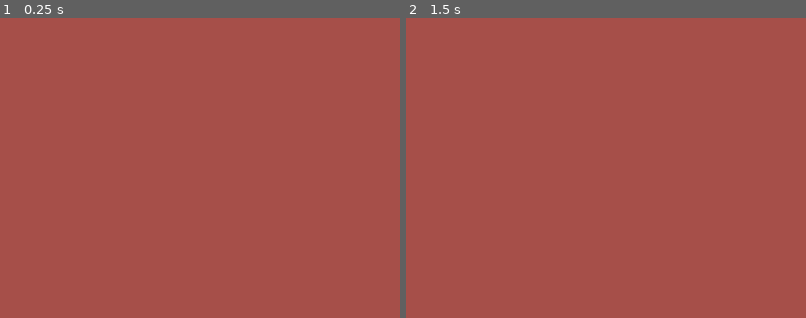
Above: before the commit, frames 1-2 (left to right).
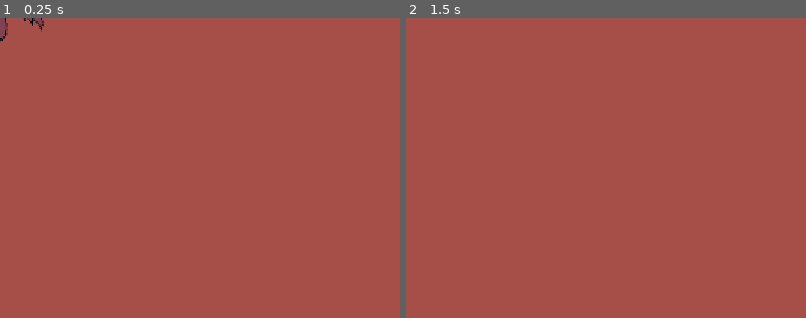
Above: after the commit, the same moments.

Repository: kayillustrations/Follow-The-Gold
Game: Godot game, scene res://objects/obs_crow.tscn
The game is run twice, just before and just after one commit, with the same random seed, the same clock (stepped at 60 frames per second) and the same inputs. This scene is started directly instead of the project's main scene.
Inputs (mouse positions are % of the whole screen's width and height, from its top left):
- Up to frame 1 (0.25 s): no input
- Up to frame 2 (1.5 s): tap Enter (ui_accept) at 0.5, 0.77 s; move the mouse to (72, 45) at 0.52 s; hold D (right) 0.53-1.25 s; tap Space (Boost) at 0.6 s; click (72, 45) at 0.67 s; drag from (30, 55) to (45, 70) at 1.27 s
The pictures show only the part of the screen within x 0-50%, y 0-50%; the shares and areas given below are measured in that part.

The runs differ from the first frame. In frame 1, 0.2% of the frame differs, in the area x 0-11%, y 0-8%; in frame 2, nothing differs.

Commit message:
visual patch

Diff:
--- a/objects/coin.tscn
+++ b/objects/coin.tscn
@@ -1,25 +1,64 @@
-[gd_scene load_steps=6 format=3 uid="uid://cpekxessi4apa"]
+[gd_scene load_steps=17 format=3 uid="uid://cpekxessi4apa"]
 
 [ext_resource type="Script" uid="uid://blmdpjw4smksr" path="res://scenes/coin_pickup.gd" id="1_je4cw"]
 [ext_resource type="Texture2D" uid="uid://bl1cvj2ygnhgj" path="res://_imported/temp art/coin.png" id="2_1o7s2"]
 [ext_resource type="Script" uid="uid://crb10ba5tswnq" path="res://objects/area_2d.gd" id="3_1o7s2"]
+[ext_resource type="Texture2D" uid="uid://dkpheyy85jqca" path="res://art/boxes.png" id="3_iwokp"]
 
 [sub_resource type="CircleShape2D" id="CircleShape2D_64w2a"]
 
 [sub_resource type="CircleShape2D" id="CircleShape2D_fpun6"]
 radius = 12.0
 
+[sub_resource type="AtlasTexture" id="AtlasTexture_6lxrr"]
+atlas = ExtResource("3_iwokp")
+region = Rect2(267, 511, 92, 84)
+
+[sub_resource type="Curve" id="Curve_osa5c"]
+_limits = [0.0, 100.0, 0.0, 1.0]
+_data = [Vector2(0, 1), 0.0, 0.0, 0, 0, Vector2(1, 100), 0.0, 0.0, 0, 0]
+point_count = 2
+
+[sub_resource type="Curve" id="Curve_ufjjf"]
+_data = [Vector2(0, 0.468208), 0.0, 0.912139, 0, 0, Vector2(1, 0.476761), -2.15257, 0.0, 0, 0]
+point_count = 2
+
+[sub_resource type="Gradient" id="Gradient_6lxrr"]
+offsets = PackedFloat32Array(0, 0.755556)
+colors = PackedColorArray(1, 1, 1, 1, 1, 1, 1, 0)
+
+[sub_resource type="Gradient" id="Gradient_iwokp"]
+offsets = PackedFloat32Array(0, 0.575758)
+colors = PackedColorArray(1, 1, 1, 0.631373, 1, 0.924, 0.62, 0)
+
+[sub_resource type="GradientTexture2D" id="GradientTexture2D_hyi47"]
+gradient = SubResource("Gradient_iwokp")
+fill = 1
+fill_from = Vector2(0.495413, 0.504587)
+
+[sub_resource type="AtlasTexture" id="AtlasTexture_hyi47"]
+atlas = ExtResource("3_iwokp")
+region = Rect2(371, 452, 57, 90)
+
+[sub_resource type="AtlasTexture" id="AtlasTexture_iwokp"]
+atlas = ExtResource("3_iwokp")
+region = Rect2(361, 650, 36, 36)
+
+[sub_resource type="AtlasTexture" id="AtlasTexture_ufjjf"]
+atlas = ExtResource("3_iwokp")
+region = Rect2(367, 579, 35, 38)
+
+[sub_resource type="AtlasTexture" id="AtlasTexture_osa5c"]
+atlas = ExtResource("3_iwokp")
+region = Rect2(290, 634, 24, 27)
+
 [node name="Coin" type="StaticBody2D"]
 z_index = 1
 z_as_relative = false
+scale = Vector2(1.5, 1.5)
 collision_layer = 0
 collision_mask = 0
 script = ExtResource("1_je4cw")
-
-[node name="Sprite2D" type="Sprite2D" parent="."]
-position = Vector2(0.542553, 0.5)
-scale = Vector2(0.244681, 0.244681)
-texture = ExtResource("2_1o7s2")
 
 [node name="CollisionShape2D" type="CollisionShape2D" parent="."]
 shape = SubResource("CircleShape2D_64w2a")
@@ -32,5 +71,128 @@
 [node name="CollisionShape3D" type="CollisionShape2D" parent="Area2D"]
 shape = SubResource("CircleShape2D_fpun6")
 
+[node name="Sparkle5" type="CPUParticles2D" parent="."]
+amount = 2
+texture = SubResource("AtlasTexture_6lxrr")
+lifetime = 2.0
+local_coords = true
+draw_order = 1
+emission_shape = 1
+emission_sphere_radius = 30.0
+direction = Vector2(0, 1)
+spread = 50.0
+gravity = Vector2(0, 0)
+initial_velocity_max = 2.0
+orbit_velocity_min = 0.05
+orbit_velocity_max = 0.1
+damping_curve = SubResource("Curve_osa5c")
+angle_min = -5.0
+angle_max = 5.0
+scale_amount_min = 0.1
+scale_amount_max = 0.2
+scale_amount_curve = SubResource("Curve_ufjjf")
+color_ramp = SubResource("Gradient_6lxrr")
+
+[node name="outline" type="Sprite2D" parent="."]
+rotation = 0.424115
+scale = Vector2(1, 0.8)
+texture = SubResource("GradientTexture2D_hyi47")
+
+[node name="Sprite2D" type="Sprite2D" parent="."]
+position = Vector2(0.542553, 0.5)
+scale = Vector2(0.244681, 0.244681)
+texture = ExtResource("2_1o7s2")
+
+[node name="Sparkle" type="CPUParticles2D" parent="."]
+amount = 2
+texture = SubResource("AtlasTexture_hyi47")
+lifetime = 2.0
+local_coords = true
+draw_order = 1
+emission_shape = 1
+emission_sphere_radius = 30.0
+direction = Vector2(0, 1)
+spread = 50.0
+gravity = Vector2(0, 0)
+initial_velocity_max = 2.0
+angular_velocity_max = 1.0
+orbit_velocity_min = 0.1
+orbit_velocity_max = 0.2
+tangential_accel_min = 0.05
+tangential_accel_max = 0.05
+damping_min = 0.5
+damping_max = 1.0
+damping_curve = SubResource("Curve_osa5c")
+angle_min = -5.0
+angle_max = 5.0
+scale_amount_min = 0.2
+scale_amount_max = 0.3
+scale_amount_curve = SubResource("Curve_ufjjf")
+color_ramp = SubResource("Gradient_6lxrr")
+
+[node name="Sparkle2" type="CPUParticles2D" parent="."]
+amount = 2
+texture = SubResource("AtlasTexture_iwokp")
+lifetime = 2.0
+local_coords = true
+draw_order = 1
+emission_shape = 1
+emission_sphere_radius = 30.0
+direction = Vector2(0, 1)
+spread = 50.0
+gravity = Vector2(0, 0)
+initial_velocity_max = 2.0
+orbit_velocity_min = -0.2
+orbit_velocity_max = 0.2
+damping_curve = SubResource("Curve_osa5c")
+scale_amount_min = 0.1
+scale_amount_max = 0.2
+scale_amount_curve = SubResource("Curve_ufjjf")
+color_ramp = SubResource("Gradient_6lxrr")
+
+[node name="Sparkle3" type="CPUParticles2D" parent="."]
+amount = 5
+texture = SubResource("AtlasTexture_ufjjf")
+lifetime = 2.0
+local_coords = true
+draw_order = 1
+emission_shape = 1
+emission_sphere_radius = 30.0
+direction = Vector2(0, 1)
+spread = 50.0
+gravity = Vector2(0, 0)
+initial_velocity_max = 2.0
+orbit_velocity_min = -0.2
+orbit_velocity_max = 0.2
+damping_curve = SubResource("Curve_osa5c")
+angle_min = -5.0
+angle_max = 5.0
+scale_amount_min = 0.1
+scale_amount_max = 0.2
+scale_amount_curve = SubResource("Curve_ufjjf")
+color_ramp = SubResource("Gradient_6lxrr")
+
+[node name="Sparkle4" type="CPUParticles2D" parent="."]
+amount = 5
+texture = SubResource("AtlasTexture_osa5c")
+lifetime = 2.0
+local_coords = true
+draw_order = 1
+emission_shape = 1
+emission_sphere_radius = 30.0
+direction = Vector2(0, 1)
+spread = 50.0
+gravity = Vector2(0, 0)
+initial_velocity_max = 2.0
+orbit_velocity_min = -0.2
+orbit_velocity_max = 0.2
+damping_curve = SubResource("Curve_osa5c")
+angle_min = -5.0
+angle_max = 5.0
+scale_amount_min = 0.1
+scale_amount_max = 0.2
+scale_amount_curve = SubResource("Curve_ufjjf")
+color_ramp = SubResource("Gradient_6lxrr")
+
 [connection signal="area_entered" from="Area2D" to="." method="_on_area_2d_area_entered"]
 [connection signal="body_entered" from="Area2D" to="." method="_on_area_2d_body_entered"]
--- a/objects/obs_crow.gd
+++ b/objects/obs_crow.gd
@@ -1,9 +1,16 @@
 extends ObstacleObject
+
+var canMove = false
 
 func _ready() -> void:
 	$Caw.play()
+	$"!".emitting = true
+	await $MoveTimer.timeout
+	canMove = true
 
 func _physics_process(delta: float) -> void:
+	if !canMove:
+		return
 	$Timer.paused = GameManager.isPaused
 
 	if GameManager.isPaused:
--- a/objects/obs_crow.tscn
+++ b/objects/obs_crow.tscn
@@ -1,13 +1,22 @@
-[gd_scene load_steps=13 format=3 uid="uid://bj06xa2kbeinh"]
+[gd_scene load_steps=16 format=3 uid="uid://bj06xa2kbeinh"]
 
 [ext_resource type="PackedScene" uid="uid://b04pl3lwnnh5n" path="res://objects/obstacle_base.tscn" id="1_q3604"]
 [ext_resource type="Script" uid="uid://s7j7gjthofv5" path="res://objects/obs_crow.gd" id="2_0tqeh"]
 [ext_resource type="Texture2D" uid="uid://b6ddwbuw5b8gd" path="res://art/draft.png" id="3_stpov"]
+[ext_resource type="Texture2D" uid="uid://rl4qhoiwaal" path="res://_imported/temp art/particles.png" id="3_umgv5"]
 [ext_resource type="Script" uid="uid://dhu2arpfxq6j5" path="res://_globals/components/damager_comp.gd" id="4_lfxj6"]
 [ext_resource type="AudioStream" uid="uid://djrvnfgx6jdx8" path="res://sound/sfx/sfx_obstacles/sfx_wingflaps/wingflapVar1.wav" id="5_mkg1d"]
 [ext_resource type="AudioStream" uid="uid://cu0p5fx0bqrg" path="res://sound/sfx/sfx_obstacles/squacksfx.wav" id="6_aq32w"]
 [ext_resource type="AudioStream" uid="uid://dxdxb86dkpe3g" path="res://sound/sfx/sfx_obstacles/sfx_wingflaps/wingflapVar2.wav" id="6_stpov"]
 [ext_resource type="AudioStream" uid="uid://x8huxqe2mh1n" path="res://sound/sfx/sfx_obstacles/sfx_wingflaps/wingflapVar3.wav" id="7_umgv5"]
+
+[sub_resource type="AtlasTexture" id="AtlasTexture_t7r3u"]
+atlas = ExtResource("3_umgv5")
+region = Rect2(173, 7, 59, 87)
+
+[sub_resource type="Gradient" id="Gradient_qdjrm"]
+offsets = PackedFloat32Array(0.533333, 1)
+colors = PackedColorArray(0.86, 0.66435, 0.559, 1, 1, 1, 1, 0)
 
 [sub_resource type="AtlasTexture" id="AtlasTexture_stpov"]
 atlas = ExtResource("3_stpov")
@@ -29,21 +38,40 @@
 [node name="Crow" instance=ExtResource("1_q3604")]
 script = ExtResource("2_0tqeh")
 
-[node name="Sprite2D" parent="." index="0"]
+[node name="!" type="CPUParticles2D" parent="." index="0"]
+position = Vector2(0, -55.5)
+emitting = false
+amount = 5
+texture = SubResource("AtlasTexture_t7r3u")
+one_shot = true
+explosiveness = 1.0
+local_coords = true
+particle_flag_align_y = true
+direction = Vector2(0, -1)
+spread = 70.0
+gravity = Vector2(0, 0)
+initial_velocity_min = 50.0
+initial_velocity_max = 50.0
+scale_amount_min = 0.1
+scale_amount_max = 0.25
+color = Color(1, 0.31, 0.5975, 1)
+color_ramp = SubResource("Gradient_qdjrm")
+
+[node name="Sprite2D" parent="." index="1"]
 z_index = 50
 position = Vector2(1, -7)
 scale = Vector2(0.25, 0.258)
 texture = SubResource("AtlasTexture_stpov")
 region_rect = Rect2(337, 721, 250, 197)
 
-[node name="Area2D" parent="." index="3"]
+[node name="Area2D" parent="." index="4"]
 effect = 3
 
 [node name="CollisionShape3D" parent="Area2D" index="0"]
 position = Vector2(0, -8)
 shape = SubResource("CapsuleShape2D_stpov")
 
-[node name="Area2D2" type="Area2D" parent="." index="4"]
+[node name="Area2D2" type="Area2D" parent="." index="5"]
 collision_layer = 4
 collision_mask = 2
 script = ExtResource("4_lfxj6")
@@ -52,19 +80,22 @@
 position = Vector2(0, -8)
 shape = SubResource("CapsuleShape2D_umgv5")
 
-[node name="Wings" type="AudioStreamPlayer2D" parent="." index="5"]
+[node name="Wings" type="AudioStreamPlayer2D" parent="." index="6"]
 stream = SubResource("AudioStreamRandomizer_lfxj6")
 volume_db = -13.0
 bus = &"SFX"
 
-[node name="Caw" type="AudioStreamPlayer2D" parent="." index="6"]
+[node name="Caw" type="AudioStreamPlayer2D" parent="." index="7"]
 stream = ExtResource("6_aq32w")
 volume_db = 5.0
 bus = &"SFX"
 
-[node name="Timer" type="Timer" parent="." index="7"]
+[node name="Timer" type="Timer" parent="." index="8"]
 wait_time = 0.25
 one_shot = true
+autostart = true
+
+[node name="MoveTimer" type="Timer" parent="." index="9"]
 autostart = true
 
 [connection signal="area_entered" from="Area2D2" to="Area2D2" method="_on_area_entered"]
--- a/objects/obs_poppy.tscn
+++ b/objects/obs_poppy.tscn
@@ -39,7 +39,40 @@
 random_sprite = true
 sprites = Array[Texture2D]([SubResource("AtlasTexture_ihaoh"), SubResource("AtlasTexture_qe1os")])
 
-[node name="smoke" type="CPUParticles2D" parent="." index="0"]
+[node name="smoke2" type="CPUParticles2D" parent="." index="0"]
+position = Vector2(1, -20.5)
+amount = 5
+texture = SubResource("AtlasTexture_wbdjv")
+lifetime = 2.0
+local_coords = true
+emission_shape = 1
+emission_sphere_radius = 10.0
+direction = Vector2(0, 1)
+spread = 50.0
+gravity = Vector2(0, 0)
+initial_velocity_max = 2.0
+angular_velocity_max = 1.0
+orbit_velocity_min = 0.1
+orbit_velocity_max = 0.5
+tangential_accel_min = 0.05
+tangential_accel_max = 0.05
+damping_curve = SubResource("Curve_4v7tv")
+angle_min = -5.0
+angle_max = 5.0
+scale_amount_min = 0.2
+scale_amount_max = 0.5
+scale_amount_curve = SubResource("Curve_7ytu3")
+color = Color(0.86, 0.473, 0.58265, 0.552941)
+color_ramp = SubResource("Gradient_dmalg")
+
+[node name="Sprite2D" parent="." index="1"]
+modulate = Color(0.863482, 1, 0.870863, 1)
+position = Vector2(0, -14)
+scale = Vector2(0.25, 0.258)
+texture = SubResource("AtlasTexture_ihaoh")
+region_rect = Rect2(473, 302, 107, 139)
+
+[node name="smoke" type="CPUParticles2D" parent="." index="2"]
 position = Vector2(0, -16.5)
 rotation = 3.14159
 amount = 5
@@ -60,19 +93,13 @@
 damping_curve = SubResource("Curve_4v7tv")
 angle_min = -5.0
 angle_max = 5.0
-scale_amount_min = 0.1
-scale_amount_max = 0.5
+scale_amount_min = 0.0
+scale_amount_max = 0.2
 scale_amount_curve = SubResource("Curve_7ytu3")
 color = Color(0.86, 0.473, 0.58265, 0.552941)
 color_ramp = SubResource("Gradient_dmalg")
 
-[node name="Sprite2D" parent="." index="1"]
-position = Vector2(0, -14)
-scale = Vector2(0.25, 0.258)
-texture = SubResource("AtlasTexture_ihaoh")
-region_rect = Rect2(473, 302, 107, 139)
-
-[node name="Area2D" parent="." index="4"]
+[node name="Area2D" parent="." index="5"]
 effect = 2
 
 [node name="CollisionShape3D" parent="Area2D" index="0"]
--- a/project.godot
+++ b/project.godot
@@ -56,7 +56,6 @@
 Boost={
 "deadzone": 0.2,
 "events": [Object(InputEventKey,"resource_local_to_scene":false,"resource_name":"","device":-1,"window_id":0,"alt_press …(191 unchanged characters)…
-, Object(InputEventKey,"resource_local_to_scene":false,"resource_name":"","device":-1,"window_id":0,"alt_pressed":false,"shift_pressed":false,"ctrl_pressed":false,"meta_pressed":false,"pressed":false,"keycode":0,"physical_keycode":4194309,"key_label":0,"unicode":0,"location":0,"echo":false,"script":null)
 ]
 }
 up={
@@ -97,5 +96,4 @@
 
 renderer/rendering_method="gl_compatibility"
 renderer/rendering_method.mobile="gl_compatibility"
-textures/vram_compression/import_etc2_astc=true
 environment/defaults/default_clear_color=Color(0.65098, 0.309804, 0.286275, 1)
Binary file added: art/boxes.png
Not shown, added: art/boxes.png.import
